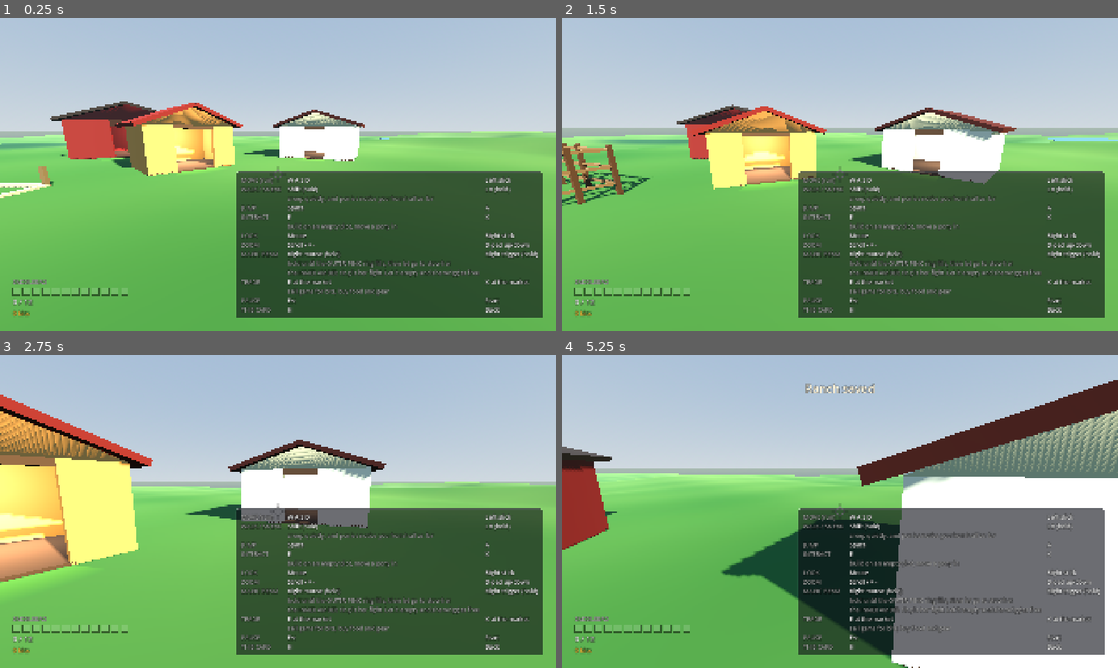
Above: before the commit, frames 1-4 (two rows, left to right).
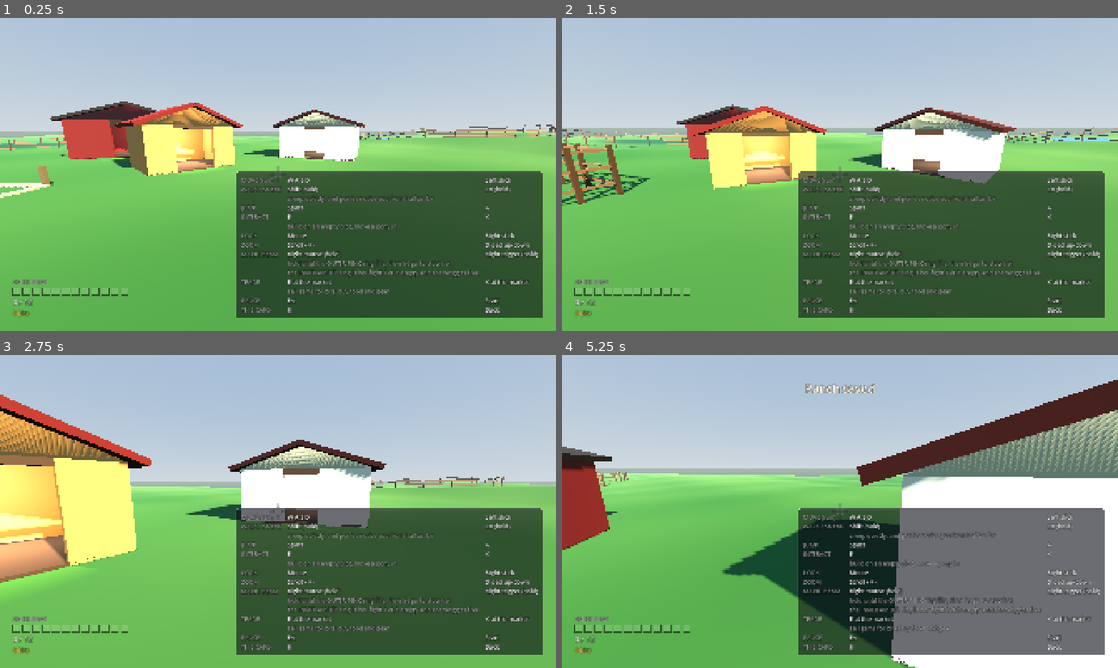
Above: after the commit, the same moments.

Repository: 9je/filly-rancher
Game: Godot game, scene res://world/ranch.tscn
Two runs of this game, one before a commit and one after it. Both use one fixed random seed, a clock stepped at 60 frames per second and the inputs below.
Inputs (mouse positions are in pixels of both pictures, inside the frame that each line leads up to):
- Up to frame 1 (0.25 s): no input
- Up to frame 2 (1.5 s): tap Enter (ui_accept) at 0.5 s; move the mouse to (867, 174) at 0.52 s; hold W (move_forward) from 0.53 s (still down); tap E (interact) at 0.6 s; tap Space (jump) at 0.77 s; move the mouse to (812, 174) at 1.27 s; right-click (812, 174) at 1.35 s
- Up to frame 3 (2.75 s): keep holding W (move_forward); tap Space (jump) at 1.52 s; tap E (interact) at 1.55, 2.1 s; move the mouse to (289, 505) at 2.02 s
- Up to frame 4 (5.25 s): keep holding W (move_forward); move the mouse to (834, 517) at 2.77 s; tap Keypad 2 (look_down) at 2.85 s; tap Space (jump) at 3.02, 3.77, 4.52 s; tap E (interact) at 3.05, 3.8, 4.55 s; move the mouse to (878, 514) at 3.52 s; tap Keypad 4 (look_left) at 3.6 s; move the mouse to (795, 508) at 4.27 s; tap Keypad 6 (look_right) at 4.35 s; move the mouse to (845, 511) at 5.02 s; tap Keypad 8 (look_up) at 5.1 s

The runs differ from the first frame. In frame 1, 0.6% of the frame differs, in the area x 0-100%, y 34-43%; in frame 2, 0.5%; in frame 3, 2.0%; in frame 4, 2.6%, in the area x 0-100%, y 14-100%.

Commit message:
feat: four fenced regions on the map, with a permit prompt at every gate
ranch.tscn gains four ZoneMarkers (orchard, everfree, lake, nightmeadow) and
four RegionFence nodes under Regions. The fences are configured and built by
ranch.gd right after the terrain, because a ring of rails has to be seated post
by post on ground that does not exist until then.

ranch.gd: _apply_permits() reads GameState.unlocks onto the fences on boot, after
every purchase and after every load (rebind_economy), absolutely rather than
incrementally, so a load cannot leave the previous save's regions open.
get_region_fences(), is_region_open() and nearest_locked_gate() are the interface;
_update_gate_prompt() toasts "This is The Orchard. The permit costs 150 bits at
the market." once per approach, and a bought permit toasts "The Orchard is open."
instead of the generic Bought line.

Four new gate checks: every region has a fence, every region zone has residents in
the roster, a locked gate is solid to a body on the player's own mask (a ray across
the shut orchard leaf, which is put back exactly as it was found), and a permit in
the unlocks opens it. Plus one the regions made necessary: no spawn disc may reach
more than halfway to another marker. "Inside her zone" is asked of a pony's NEAREST
marker, so the orchard's disc had to be 14 m and the everfree edge's 13 m rather
than the plan's radius minus 6, or a correctly spawned pony would fail the gate.

props.gd plants 23 trees around the four regions, all of them at least 4 m outside
each fence ring and outside every zone disc: 6 oaks and fats at the orchard,
8 pines at the everfree edge, 4 by the lake, 5 along the night meadow.

RANCH_OK ponies=22 props=57 assets=present, RANCH regions=4 fences=4 open=0.

Co-Authored-By: Claude Fable 5 <noreply@anthropic.com>

Diff:
--- a/game/world/props.gd
+++ b/game/world/props.gd
@@ -143,6 +143,52 @@
 	# Two inside the clearing, for shade and to break up the yard.
 	{"file": "kenney_tree_fat.glb", "at": Vector2(17.0, 7.5), "yaw": 35.0, "s": 1.05},
 	{"file": "kenney_tree_oak.glb", "at": Vector2(-20.0, 1.0), "yaw": 165.0, "s": 1.10},
+	# --- the regions -------------------------------------------------------------
+	# Slice 3's four regions (game/data/regions/*.tres) are 60 m and more from the
+	# homestead, and the treeline above stops at about 45 m: without these, a region
+	# read as a coloured patch of grass with a fence round it and nothing else on the
+	# horizon. Each region gets the planting its name promises, and each species is the
+	# one whose silhouette says the name: orchard oaks and fats, everfree pines, willowy
+	# defaults by the lake, a thin line of pines along the night meadow.
+	#
+	# EVERY ONE OF THEM STANDS OUTSIDE ITS REGION'S FENCE, by at least 4 m past the ring
+	# (RegionFence.RING_MARGIN puts that at radius + 3), and outside every ZoneMarker
+	# disc on the map. Both matter: a trunk inside the ring is a trunk a resident can
+	# spawn inside of (the spawner's prop reroll only fires when her ground ray HITS the
+	# prop, which a canopy edge does not), and a trunk ON the ring is a tree growing
+	# through a fence rail. Planted outside, they read as the country the fence is the
+	# edge of, which is the whole job a boundary fence has on a map this size.
+	# The Orchard, (62, 30) r 22: apples on the high ground, none across the west gate.
+	{"file": "kenney_tree_oak.glb", "at": Vector2(91.1, 40.6), "yaw": 25.0, "s": 1.20},
+	{"file": "kenney_tree_fat.glb", "at": Vector2(77.5, 56.8), "yaw": 140.0, "s": 1.10},
+	{"file": "kenney_tree_oak.glb", "at": Vector2(56.6, 60.5), "yaw": 265.0, "s": 1.25},
+	{"file": "kenney_tree_fat.glb", "at": Vector2(38.3, 49.9), "yaw": 60.0, "s": 1.05},
+	{"file": "kenney_tree_oak.glb", "at": Vector2(77.5, 3.2), "yaw": 195.0, "s": 1.15},
+	{"file": "kenney_tree_fat.glb", "at": Vector2(88.8, 14.5), "yaw": 310.0, "s": 1.20},
+	# The Everfree Edge, (-64, -40) r 24: the densest planting on the map, and the
+	# darkest, so the corner of the world the palette already made gloomy also LOOKS
+	# like woodland rather than like a lawn at dusk.
+	{"file": "kenney_tree_pine.glb", "at": Vector2(-52.7, -9.0), "yaw": 15.0, "s": 1.30},
+	{"file": "kenney_tree_pine.glb", "at": Vector2(-69.7, -7.5), "yaw": 105.0, "s": 1.20},
+	{"file": "kenney_tree_pine.glb", "at": Vector2(-85.2, -14.7), "yaw": 200.0, "s": 1.35},
+	{"file": "kenney_tree_pine.glb", "at": Vector2(-95.0, -28.7), "yaw": 285.0, "s": 1.15},
+	{"file": "kenney_tree_pine.glb", "at": Vector2(-95.9, -48.5), "yaw": 40.0, "s": 1.30},
+	{"file": "kenney_tree_pine.glb", "at": Vector2(-85.2, -65.3), "yaw": 150.0, "s": 1.25},
+	{"file": "kenney_tree_pine.glb", "at": Vector2(-66.9, -72.9), "yaw": 230.0, "s": 1.35},
+	{"file": "kenney_tree_pine.glb", "at": Vector2(-47.5, -68.6), "yaw": 320.0, "s": 1.20},
+	# The Lake, (60, -62) r 24: four only, and spread wide. The water is the thing to
+	# look at there, and a ring of trunks around it would be a hedge round a pond.
+	{"file": "kenney_tree_default.glb", "at": Vector2(90.1, -51.1), "yaw": 70.0, "s": 1.15},
+	{"file": "kenney_tree_default.glb", "at": Vector2(29.9, -72.9), "yaw": 185.0, "s": 1.25},
+	{"file": "kenney_tree_default.glb", "at": Vector2(49.1, -92.1), "yaw": 250.0, "s": 1.10},
+	{"file": "kenney_tree_default.glb", "at": Vector2(76.0, -89.7), "yaw": 330.0, "s": 1.20},
+	# The Night Meadow, (-58, 66) r 24: a windbreak along the far side, leaving the
+	# south-east open toward the homestead so the walk out to it has a view.
+	{"file": "kenney_tree_pine.glb", "at": Vector2(-30.3, 82.0), "yaw": 50.0, "s": 1.15},
+	{"file": "kenney_tree_pine.glb", "at": Vector2(-52.4, 97.5), "yaw": 125.0, "s": 1.30},
+	{"file": "kenney_tree_pine.glb", "at": Vector2(-78.6, 90.5), "yaw": 210.0, "s": 1.20},
+	{"file": "kenney_tree_pine.glb", "at": Vector2(-90.0, 66.0), "yaw": 285.0, "s": 1.25},
+	{"file": "kenney_tree_pine.glb", "at": Vector2(-78.6, 41.5), "yaw": 355.0, "s": 1.15},
 ]
 
 var _placed: Array[Node3D] = []
--- a/game/world/ranch.gd
+++ b/game/world/ranch.gd
@@ -23,6 +23,20 @@
 ## a pony; and WestHollow, out west between the tree line and the map edge, which was the
 ## largest continuously empty quarter of the map. Ten ponies over five places rather than
 ## eight over three.
+##
+## AND FOUR MORE, OUT IN THE REGIONS, as of Phase 2 slice 3. The map is 220 m across now
+## and carries four regions as data (game/data/regions/*.tres): the orchard, the everfree
+## edge, the lake and the night meadow. Each one gets a ZoneMarker at its centre carrying
+## its own zone_id, so 30 of the 43 characters are zoned somewhere other than `ranch` and
+## the ten slots on the homestead stop being the whole roster's only address. Each one is
+## also ringed by a RegionFence built below, shut until its permit is in GameState.unlocks:
+## the ponies who live out there are visible across a fence you have not paid to cross,
+## which is the entire point of a permit and the reason the fence is a ring rather than a
+## wall you cannot see past.
+##
+## Their spawn radii are NOT the plan's "region radius minus 6" for the orchard and the
+## everfree edge, and the reason is the check named "no spawn disc reaches more than
+## halfway to another marker" in _report(): see the comment there.
 ##
 ## Sizing all five is bounded by things this file's own checks care about: no disc may
 ## overlap the pen-plot clearing (game/world/props.gd's PEN_PLOTS_*), no disc may sit on
@@ -120,6 +134,9 @@
 const PlotSlotScript := preload("res://world/plot_slot.gd")
 const PlotRegistryScript := preload("res://systems/plot_registry.gd")
 const RegionRegistryScript := preload("res://systems/region_registry.gd")
+const RegionFenceScript := preload("res://world/region_fence.gd")
+const ShopItemScript := preload("res://systems/shop_item.gd")
+const PonyRegistryScript := preload("res://systems/pony_registry.gd")
 const PenScript := preload("res://world/pen.gd")
 const EconomyScript := preload("res://systems/economy.gd")
 const ShopScript := preload("res://systems/shop.gd")
@@ -270,6 +287,17 @@
 ## then spans 0.20 m to 1.50 m: high enough to clear the 0.07 m the clearing is out of level
 ## by, low enough to cut through the gate leaf's collider, which tops out at 1.45 m.
 const GATE_PROBE_CENTRE_Y := 0.85
+
+## How near a locked region's gateway the player has to be for the permit prompt, in
+## metres. Wider than the plot slots' own triggers because a region gate is approached
+## across open country rather than stepped onto: she should be told what the fence is
+## while the fence is still what she is walking at, not once she is nosing the rails.
+const GATE_PROMPT_RADIUS := 6.0
+
+## How far out from the gateway the "a locked gate is solid" ray starts and ends, in
+## metres. Short enough that a horizontal ray cannot reach up into rising ground before
+## it reaches the leaf, long enough to start clear of the leaf's own depth.
+const GATE_RAY_REACH := 2.0
 
 @onready var terrain: StaticBody3D = $Terrain
 @onready var props: Node3D = $Props
@@ -360,6 +388,11 @@
 ## prompt: once on entering the radius, not once per frame.
 var _market_prompted := false
 
+## Which locked region's gateway the player is currently standing at, or &"" for none.
+## The region id rather than a bool because there are four gates: walking from one to
+## another must produce a second prompt, and a bool would swallow it.
+var _gate_prompted: StringName = &""
+
 ## Is this ranch the scene the process was launched with, or is it INSTANCED UNDER another
 ## scene that owns the process?
 ##
@@ -396,6 +429,24 @@
 	for region: RegionData in _regions_registry().all():
 		if region.has_lake:
 			regions_root.add_child(terrain.build_water(region))
+
+	# THE FENCES, HERE AND NOT IN THE SCENE FILE. A ring of rails has to be seated on the
+	# ground post by post, and the ground does not exist until the two lines above have
+	# run; a fence built in ranch.tscn would be a ring of timber hanging at y = 0 over a
+	# map with two and a half metres of relief in it. The scene holds four empty nodes
+	# with the script on them and nothing else, which is also what keeps them findable by
+	# name here rather than conjured out of the registry.
+	#
+	# They all come up SHUT. _apply_permits() opens the ones the save paid for, and it
+	# cannot be called from here: the save has not been read yet. It is read by
+	# _bind_game_state() a few dozen lines down, and the call follows it.
+	for region: RegionData in _regions_registry().all():
+		var fence := regions_root.get_node_or_null("Fence_" + String(region.id)) as RegionFence
+		if fence == null:
+			push_error("ranch: no RegionFence for region '%s' in ranch.tscn" % region.id)
+			continue
+		fence.configure(region, Callable(terrain, "height_at"))
+		fence.build()
 
 	for arg in OS.get_cmdline_user_args():
 		if arg.begins_with("--screenshot-dir="):
@@ -437,6 +488,11 @@
 	# MagicBeam.apply_unlocks() is absolute rather than incremental, so rebind_economy()'s
 	# own call later is a harmless no-op.
 	_apply_unlocks()
+
+	# And the permits the same save carries, on the fences built at the top of this
+	# function. A region she has already paid for must be open before she can reach it,
+	# and "before" here means before the first frame, not after the first walk out there.
+	_apply_permits()
 
 	# The hand-built barn and farmhouse first: they are the map's only real buildings
 	# (game/world/building.gd says why), they exist on every checkout including CI,
@@ -781,6 +837,11 @@
 		market_menu.set("shop", _shop)
 
 	_apply_unlocks()
+	# The permits ride in the same replaced `unlocks` array as the gear, so the fences
+	# have to be re-read from it here too. This is what makes a mid-session load put the
+	# regions back the way the loaded save left them rather than the way the session that
+	# is being replaced left them.
+	_apply_permits()
 	var hud := get_node_or_null(^"HUD")
 	if hud != null and hud.has_method("set_bits"):
 		hud.set_bits(_economy.bits)
@@ -889,9 +950,21 @@
 	if _shop == null or item == null:
 		return
 	if _shop.buy(item):
-		_toast("Bought %s." % item.display_name)
-		# Gear takes effect the moment it is bought, not on the next load.
+		# Gear takes effect the moment it is bought, not on the next load. So does a
+		# permit: the gate she is standing at swings open while she is still standing at
+		# it, which is the only moment the purchase can be SEEN to have done anything.
 		_apply_unlocks()
+		_apply_permits()
+		# ONE TOAST, NOT TWO. "Bought Permit: The Orchard." followed by "The Orchard is
+		# open." is the same sentence twice, and the second one is the one that says what
+		# changed out in the world.
+		var region: RegionData = null
+		if item.kind == ShopItemScript.Kind.PERMIT:
+			region = _regions_registry().by_id(item.permit_zone)
+		if region != null:
+			_toast("%s is open." % region.display_name)
+		else:
+			_toast("Bought %s." % item.display_name)
 	if market_menu.has_method("refresh"):
 		market_menu.refresh()
 
@@ -936,6 +1009,62 @@
 	var beam: Node3D = player.get_magic_beam()
 	if beam != null and beam.has_method("apply_unlocks"):
 		beam.apply_unlocks(_game_state.unlocks)
+
+
+## Open every fence whose permit is in the unlocks, and shut every fence whose permit is
+## not. On boot and after every purchase, the same way _apply_unlocks() reads the gear.
+##
+## ABSOLUTE, NOT INCREMENTAL, and for the reason MagicBeam.apply_unlocks() is: this runs
+## again after every load, and a load REPLACES GameState's arrays. A version that only ever
+## opened gates would leave the previous save's regions standing open behind a state that
+## never paid for them.
+func _apply_permits() -> void:
+	if _game_state == null:
+		return
+	for fence in get_region_fences():
+		if fence.region() == null:
+			continue
+		fence.set_open(_game_state.unlocks.has(String(fence.region().permit_id())))
+
+
+## Every RegionFence under $Regions, in scene order. Empty before _ready() has built them.
+func get_region_fences() -> Array[RegionFence]:
+	var found: Array[RegionFence] = []
+	if regions_root == null:
+		return found
+	for child in regions_root.get_children():
+		if child is RegionFenceScript:
+			found.append(child)
+	return found
+
+
+## Whether the region called `zone` is unfenced to the player right now. An unknown zone
+## is closed rather than open: nothing should be able to walk into a region this map does
+## not have by naming it.
+func is_region_open(zone: StringName) -> bool:
+	for fence in get_region_fences():
+		if fence.region() != null and fence.region().id == zone:
+			return fence.is_open()
+	return false
+
+
+## The nearest LOCKED gateway within GATE_PROMPT_RADIUS of the player, or null. What the
+## permit prompt hangs off, and measured to the gateway rather than to the region's centre:
+## the fence is 25 m or more from that centre, so a prompt keyed to the middle of the
+## region would either never fire or fire across the whole meadow.
+func nearest_locked_gate() -> RegionFence:
+	var best: RegionFence = null
+	var best_d := GATE_PROMPT_RADIUS
+	for fence in get_region_fences():
+		if fence.is_open() or fence.region() == null:
+			continue
+		var gate: Vector3 = fence.gate_position()
+		var d := Vector2(player.global_position.x - gate.x,
+			player.global_position.z - gate.z).length()
+		if d <= best_d:
+			best_d = d
+			best = fence
+	return best
 
 
 ## The pantry a pen feeds from, read live rather than captured.
@@ -992,6 +1121,27 @@
 	if near and Input.is_action_just_pressed(&"interact") and _prompt_slot == null:
 		if market_menu != null and market_menu.has_method("open"):
 			market_menu.open()
+
+
+## WALK UP TO A LOCKED FENCE AND BE TOLD WHAT IT IS AND WHAT IT COSTS. Once per approach,
+## the plot prompt's and the market prompt's rule, for the reason _update_plot_interaction()
+## gives: a toast reprinted at 60 Hz never fades and never stops covering the screen.
+##
+## THERE IS NO BUTTON HERE, deliberately. A gate is not a thing you interact with; it is a
+## thing you are refused by, and the refusal has to name the shop that lifts it. Pressing E
+## at the rails and being told "you cannot afford this" would be a purchase screen at the
+## far end of the map, 120 m from the wallet and the gems it spends.
+func _update_gate_prompt() -> void:
+	if not _no_other_menu_open():
+		return
+	var fence := nearest_locked_gate()
+	var here: StringName = fence.region().id if fence != null else &""
+	if here == _gate_prompted:
+		return
+	_gate_prompted = here
+	if fence != null:
+		_toast("This is %s. The permit costs %d bits at the market."
+			% [fence.region().display_name, fence.region().permit_cost])
 
 
 func get_shop() -> Shop:
@@ -1184,6 +1334,7 @@
 		return
 	_update_plot_interaction()
 	_update_market_interaction()
+	_update_gate_prompt()
 	if _game_state == null:
 		return
 	var house := get_node_or_null(^"Buildings/Farmhouse") as Node3D
@@ -1418,6 +1569,30 @@
 	# See the class comment: this is what stops the raycast check above going hollow.
 	_set_check(checks, "the spawn zones sit on sloped ground",
 		max_relief >= MIN_ZONE_RELIEF if ponies.size() > 0 else true)
+	# THE GEOMETRY THAT MAKES THE CHECK ABOVE MEAN WHAT IT SAYS. "Inside her zone" is
+	# asked of her NEAREST marker, not of the marker she was drawn for, because a pony
+	# does not carry her marker around with her. That is only the same question while no
+	# marker's spawn disc reaches more than halfway to another marker: put two discs any
+	# closer and a pony spawned legitimately on the far rim of hers is nearer the other
+	# one, and a correct spawn fails the gate. Slice 3's regions walked straight into it:
+	# the orchard at (62, 30) is 31 m from EastField, so its spawn disc cannot be the
+	# radius minus 6 the plan asked for without the two overlapping in this sense.
+	var discs_own_their_ponies := true
+	var markers: Array[ZoneMarker] = spawner.get_markers()
+	for i in range(markers.size()):
+		for j in range(markers.size()):
+			if i == j:
+				continue
+			var apart := Vector2(markers[i].global_position.x - markers[j].global_position.x,
+				markers[i].global_position.z - markers[j].global_position.z).length()
+			if markers[i].spawn_radius >= apart * 0.5:
+				discs_own_their_ponies = false
+				push_error(("ranch: zone '%s' spawns up to %.1f m out, which is nearer " +
+					"marker '%s' (%.1f m away) than its own.")
+					% [markers[i].zone_id, markers[i].spawn_radius, markers[j].name, apart])
+	_set_check(checks, "no spawn disc reaches more than halfway to another marker",
+		discs_own_their_ponies)
+
 	_set_check(checks, "no pony is standing inside a prop", prop_overlaps.is_empty())
 	if not prop_overlaps.is_empty():
 		push_error("ranch: pony overlapping a prop's collider: %s" % ", ".join(prop_overlaps))
@@ -1575,6 +1750,49 @@
 			_game_state.gems.total() if _game_state != null else 0,
 			_game_state.inventory.ids().size() if _game_state != null else 0,
 			_game_state.unlocks.size() if _game_state != null else 0])
+
+	# --- the regions ------------------------------------------------------------------
+	# Four data files, four rings of timber, four zones with residents in them. The three
+	# facts that can each be true while the other two are broken: a region with no fence
+	# is an unlocked region nobody paid for, a fence that stops nobody is the same thing
+	# more expensively, and a zone with a marker but no ponies zoned to it is a meadow
+	# behind a 1200-bit gate with nothing in it.
+	var regions: Array[RegionData] = _regions_registry().all()
+	var fences := get_region_fences()
+	var fenced := {}
+	var open_gates := 0
+	for fence in fences:
+		if fence.region() != null:
+			fenced[fence.region().id] = true
+		if fence.is_open():
+			open_gates += 1
+	var roster: PonyRegistry = PonyRegistryScript.new()
+	roster.load_all(spawner.pony_dir)
+	var every_region_fenced := regions.size() > 0 and fences.size() == regions.size()
+	var residents_everywhere := regions.size() > 0
+	for region: RegionData in regions:
+		if not fenced.has(region.id):
+			every_region_fenced = false
+			push_error("ranch: region '%s' has no fence" % region.id)
+		if roster.by_zone(region.id).is_empty():
+			residents_everywhere = false
+			push_error("ranch: region '%s' has no residents in the roster" % region.id)
+	print("RANCH regions=%d fences=%d open=%d" % [regions.size(), fences.size(), open_gates])
+	_set_check(checks, "every region has a fence", every_region_fenced)
+	_set_check(checks, "every region zone has residents in the roster", residents_everywhere)
+
+	var gate_probe: Dictionary = await _probe_region_gate()
+	print("RANCH region gate ran=%s solid=%s opened=%s hit=%s"
+		% [gate_probe.get("ran", false), gate_probe.get("solid", false),
+			gate_probe.get("opened", false), gate_probe.get("hit", "<none>")])
+	# An empty probe is a FAILED check and not a skip, for the reason the camera block
+	# below spells out at length: the regions and their fences exist on every checkout,
+	# assetless or not, so "there was nothing to probe" can only mean the thing that was
+	# supposed to be probed is not there.
+	_set_check(checks, "a locked region's gate is solid to the player",
+		bool(gate_probe.get("solid", false)))
+	_set_check(checks, "a permit in the unlocks opens its gate",
+		bool(gate_probe.get("opened", false)))
 
 	# --- THE GATE IS A GATE -----------------------------------------------------------------
 	# "i also trapped myself inside the pen and couldnt leave" (owner playtest). The gateway
@@ -2098,6 +2316,64 @@
 	return false
 
 
+## SHUT THE ORCHARD GATE, WALK A RAY INTO IT, AND THEN BUY THE PERMIT ON PAPER.
+##
+## Two facts, measured on the real ring in the real world rather than in a unit test,
+## because both of them have already been true of a fence that did not work: that a locked
+## leaf is solid to a body carrying the PLAYER's own mask (WALKABLE, which deliberately
+## excludes PEN_GATE), and that putting the permit in `unlocks` and re-applying is all it
+## takes to open it. game/test/test_region_fence.gd can prove set_open() flips a layer; it
+## cannot prove that the layer it flips is one the player's mask is looking at.
+##
+## IT PUTS EVERYTHING BACK. The gate is shut for the ray whether or not the loaded save had
+## already bought it, and the permit is appended and then erased IN PLACE (the Shop holds a
+## reference to that same array, so replacing it would leave the shop selling into an array
+## nothing reads). The final _apply_permits() therefore restores exactly the state boot
+## reached, and a developer whose save owns the orchard does not lose it by running a gate.
+##
+## Returns {ran, solid, opened, hit}.
+func _probe_region_gate() -> Dictionary:
+	var result := {"ran": false, "solid": false, "opened": false, "hit": "<none>"}
+	if _game_state == null:
+		return result
+	var fence: RegionFence = null
+	for f in get_region_fences():
+		if f.region() != null and f.region().id == &"orchard":
+			fence = f
+	if fence == null or fence.gate_body() == null:
+		push_error("ranch: no orchard fence to probe")
+		return result
+	result["ran"] = true
+
+	fence.set_open(false)
+	# The layer written above is a physics server property, and the query below reads the
+	# server. One step, so the write has landed before the ray is cast.
+	await get_tree().physics_frame
+
+	var region: RegionData = fence.region()
+	var gate: Vector3 = fence.gate_position()
+	var outward := Vector3(gate.x - region.centre.x, 0.0, gate.z - region.centre.y).normalized()
+	var eye := gate + Vector3(0.0, GATE_PROBE_CENTRE_Y, 0.0)
+	var query := PhysicsRayQueryParameters3D.create(eye + outward * GATE_RAY_REACH,
+		eye - outward * GATE_RAY_REACH, LayersScript.WALKABLE)
+	var hit := get_world_3d().direct_space_state.intersect_ray(query)
+	var collider: Object = hit.get("collider")
+	if collider is Node:
+		result["hit"] = (collider as Node).name
+	result["solid"] = collider == fence.gate_body()
+
+	var permit := String(region.permit_id())
+	var had: bool = _game_state.unlocks.has(permit)
+	if not had:
+		_game_state.unlocks.append(permit)
+	_apply_permits()
+	result["opened"] = fence.is_open()
+	if not had:
+		_game_state.unlocks.erase(permit)
+	_apply_permits()
+	return result
+
+
 ## Write a save into the gate's own scratch slot, read it back with a SECOND, independent
 ## GameState, and report whether every field came back.
 ##
--- a/game/world/ranch.tscn
+++ b/game/world/ranch.tscn
@@ -12,6 +12,7 @@
 [ext_resource type="PackedScene" path="res://ui/build_menu.tscn" id="10"]
 [ext_resource type="PackedScene" path="res://ui/market_menu.tscn" id="11"]
 [ext_resource type="PackedScene" path="res://ui/pause_menu.tscn" id="12"]
+[ext_resource type="Script" path="res://world/region_fence.gd" id="13"]
 
 [sub_resource type="ProceduralSkyMaterial" id="SkyMat"]
 sky_top_color = Color(0.309804, 0.505882, 0.760784, 1)
@@ -103,6 +104,18 @@
 
 [node name="Regions" type="Node3D" parent="."]
 
+[node name="Fence_orchard" type="Node3D" parent="Regions"]
+script = ExtResource("13")
+
+[node name="Fence_everfree" type="Node3D" parent="Regions"]
+script = ExtResource("13")
+
+[node name="Fence_lake" type="Node3D" parent="Regions"]
+script = ExtResource("13")
+
+[node name="Fence_nightmeadow" type="Node3D" parent="Regions"]
+script = ExtResource("13")
+
 [node name="Zones" type="Node3D" parent="."]
 
 [node name="NorthMeadow" type="Area3D" parent="Zones"]
@@ -144,6 +157,38 @@
 spawn_radius = 8.0
 spawn_count = 2
 roam_radius = 5.0
+
+[node name="Orchard" type="Area3D" parent="Zones"]
+transform = Transform3D(1, 0, 0, 0, 1, 0, 0, 0, 1, 62, 0, 30)
+script = ExtResource("4")
+zone_id = &"orchard"
+spawn_radius = 14.0
+spawn_count = 3
+roam_radius = 6.0
+
+[node name="Everfree" type="Area3D" parent="Zones"]
+transform = Transform3D(1, 0, 0, 0, 1, 0, 0, 0, 1, -64, 0, -40)
+script = ExtResource("4")
+zone_id = &"everfree"
+spawn_radius = 13.0
+spawn_count = 3
+roam_radius = 6.0
+
+[node name="Lake" type="Area3D" parent="Zones"]
+transform = Transform3D(1, 0, 0, 0, 1, 0, 0, 0, 1, 60, 0, -62)
+script = ExtResource("4")
+zone_id = &"lake"
+spawn_radius = 18.0
+spawn_count = 3
+roam_radius = 6.0
+
+[node name="NightMeadow" type="Area3D" parent="Zones"]
+transform = Transform3D(1, 0, 0, 0, 1, 0, 0, 0, 1, -58, 0, 66)
+script = ExtResource("4")
+zone_id = &"nightmeadow"
+spawn_radius = 18.0
+spawn_count = 3
+roam_radius = 6.0
 
 [node name="Spawner" type="Node3D" parent="."]
 script = ExtResource("5")
Not shown: 1 places in game/world/ranch.tscn that only renumber resources
